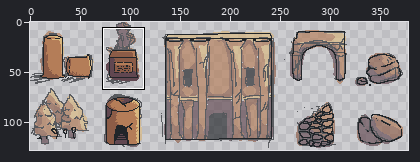
Pixel-art file -- Assets/Sprites/buildings.ase. Above, an overview of the earlier version with the close-up marked.
Close-up. The starting point:
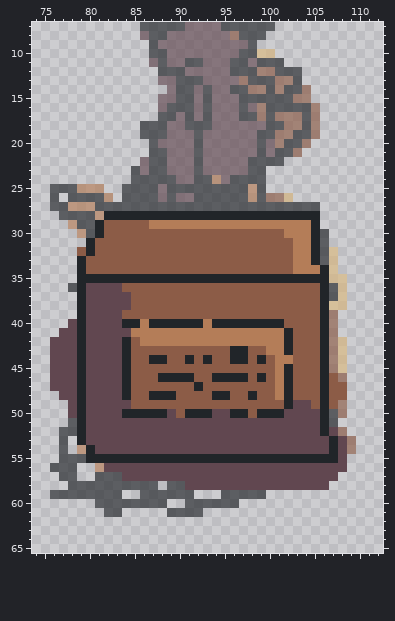
384x128 pixels, 1 frame. Shown: x 74..112, y 7..65. The wide view leaves out empty margins. The commit also changed other parts of the picture, which this record leaves out.
The result:
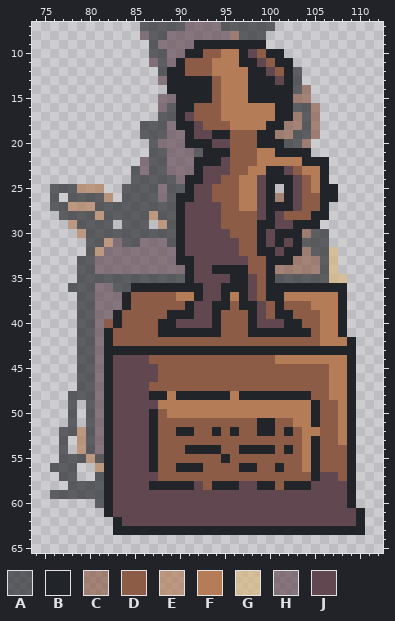
Palette (. is transparent): A #212529a8  B #212529  C #8c5c47a8  D #8c5c47  E #b47d58a8  F #b47d58  G #d9b77ea8  H #614750a8  J #614750
The exact change:
layer "Flattened #2" added
layer "Layer 1" removed
layer "alien-dude-statue" removed
Changed rows in their new state; - is an unchanged pixel.
first column x 76:
 9 ----------------BBBBBBBB-----------
10 ---------------BBDDFFBJDBB---------
11 --------------BDDDFFFBBJDBB--------
12 -------------BBDDDFFFFBBJDB--------
13 -------------BBBBBDFFFBBBJB--------
14 -------------BBBBBDFFFBBBBB--------
15 --------------BBBBDFFFBBBBB--------
16 --------------BBDDDFFFFFFBB--------
17 --------------BJDDDFFFFFFBB--------
18 --------------BBJDDDFFFFBB---------
19 ---------------BJJBBDDDBB----------
20 ---------------BBBJJDDDBBB---------
21 -----------------BBBDDDFFBBBB------
22 ----------------BBBJDDDFFFFFBBB----
23 ----------------BJJJDDFFBBJDFFB----
24 ---------------BBJJDDFFJBBBJDFB----
25 ---------------BJJDDDFFJB-BJDFBB---
26 --------------BBJJDDDFFJB-BJDDBB---
27 --------------BJJJJDDFFJBBBJDDB----
28 ------AAAAAEAA-JJJJDDDDJ-JDDD-B----
29 -----AA.AAA.EABJJJJDDDDBBJJBB------
30 -----AAAAAAAAABJJJJJ---BJBBBCA-----
31 ----AAEHAAHHHABJJJJJJ--BJBJBAA-----
32 ---.AEHHHHHHHHBJJJJJJ--BBJBBCA-----
33 ---AAHHHHHHHHHBBJJJJJJ--BBBCCC-----
34 ---AAHHHHHHHHHHBJJBBBB--BCCCCCA----
35 ---AAAAAAAAAAAA-JJJJ--JD-AAAAAA----
36 ---AAHHAABBBBBBBBJJBBBJ-BBBBBB-BB--
37 ---AAHHHB-----FFBJJBFBJ-BBFFFFFFB--
38 ---AAHHHB------BJJBB-BBJ-B---FFFB--
39 ---AAHHB-----BBBJJB---BJ-BB---FFB--
40 --.AAHDBDDDD--JJJJ-DDD-JJJBB--FFB--
41 -..AAHBDDDDDBBBBBBBDDDBBBB-BB-FFB--
42 ...AAHBDD-DDDDDDDDDDDDDDDDD---FFFB-
43 ...AAHBB-BBBBBBBBBBB--BBBB-BBB-BBB-
44 ...AAHB-JJJDD--D-D--DD-D---FFFFFFB-
45 ...AAHB-JJJJ-------------DD---DFFB-
46 ...AAHB-JJJJDDDD--DDDD-D-DD---DFFB-
47 ...AAHB-JJJ-----D--------DD---DFFB-
48 -.AAAHB-JJJ--FBBBB--FB-BBB-BB-DFFB-
49 --A.AHB--JJJFFFFFFFFFFFFFFFFFBD-FB-
50 --A.AHB-JJJ-DFFFFFFFFFFFFFFFFBDDFB-
51 ---.AHB----BDDDDDDDDDDDBBDDFFBDDFB-
52 ---EAHB----BDDBBDDBDBDDBBDBDFFDDFB-
53 ---EAHB----BDDDDDDDDDDDDDDDDFBDDFB-
54 ----AHB----BDDDBBBBDDBBBBDBDFBDDDB-
55 ----EA-JJJJ-DDDDDDD-DDDDDDDDF-DDDB-
56 ------B----BDDBBBDDDDBBDDBDDFBDDDB-
57 ------BJ----DDDDDDDDDDDDDDDDDB--DB-
58 ------BJJJJBBBBB-DBBB--BBDBBB--JJB-
59 ------BJJJJJJJJJJJJJJJJJJJJJJJJJJB-
60 ------BJJJJJJJJJJJJJJJJJJJJJJJJJJB-
61 ------BJJJJJJJJJJJJJJJJJJJJJJJJJJJB
62 -------BJJJJJJJJJJJJJJJJJJJJJJJJJJB
63 -------BBBBBBBBBBBBBBBBBBBBBBBBBBBB
Pixel boxes of the changes (left, top, right, bottom) in both close-ups:
changed: (50, 40, 365, 535)
